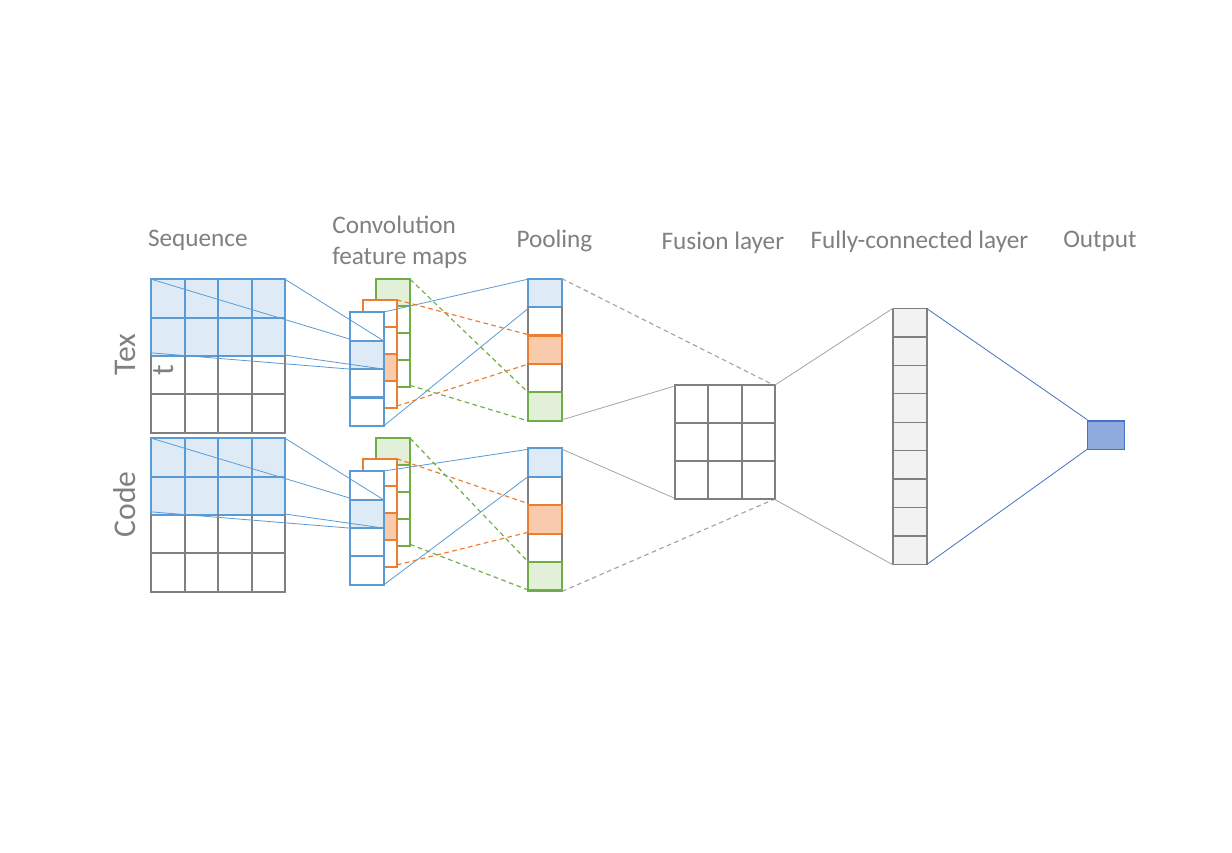
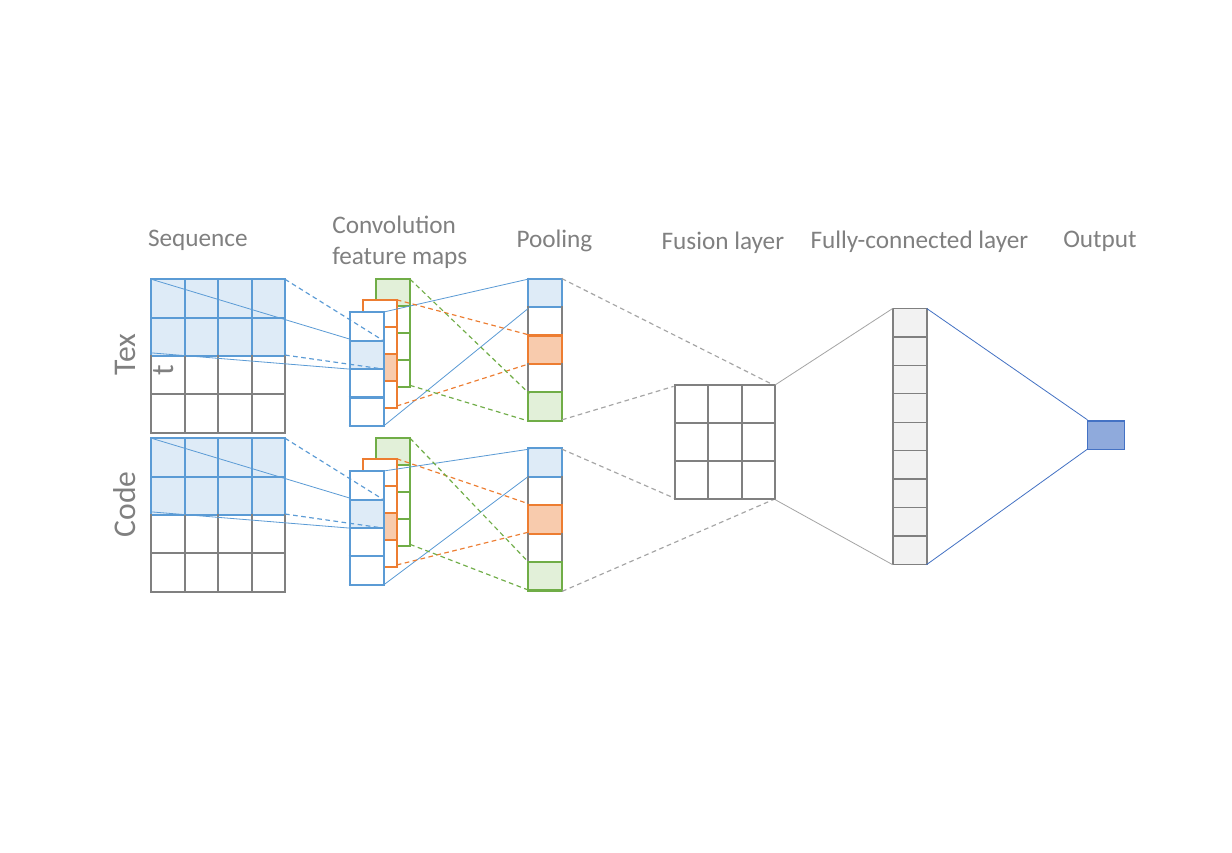
Before and after one commit to hvdthong/BugFixingPatches, a slide deck: slide 3 of Draft/ICSE'18/BugPatchingRanking.pptx. Drawn at 1232x853 pixels with LibreOffice and Linux fonts; fonts in the diff are those of the drawing. Boxes give left, top, right and bottom in pixels: in the first picture for what was removed or moved away, otherwise in the second. Text is boxed around its words. In the diff, an @@ line names an element or a change of style, - is before the commit and + after.

```diff
--- a/Draft/ICSE'18/BugPatchingRanking.pptx
+++ b/Draft/ICSE'18/BugPatchingRanking.pptx
@@ line (286, 280) - (382, 340): stroke #5B9BD5 0.5 pt to #5B9BD5 0.75 pt dashed @@
@@ line (286, 355) - (383, 370): stroke #5B9BD5 0.5 pt to #5B9BD5 0.75 pt dashed @@
@@ line (562, 420) - (673, 387): stroke #A5A5A5 0.5 pt to #A5A5A5 0.75 pt dashed @@
@@ line (286, 438) - (382, 499): stroke #5B9BD5 0.5 pt to #5B9BD5 0.75 pt dashed @@
@@ line (562, 449) - (676, 499): stroke #A5A5A5 0.5 pt to #A5A5A5 0.75 pt dashed @@
@@ line (286, 514) - (383, 528): stroke #5B9BD5 0.5 pt to #5B9BD5 0.75 pt dashed @@
```
Also in this commit, not shown: 10 other files.
